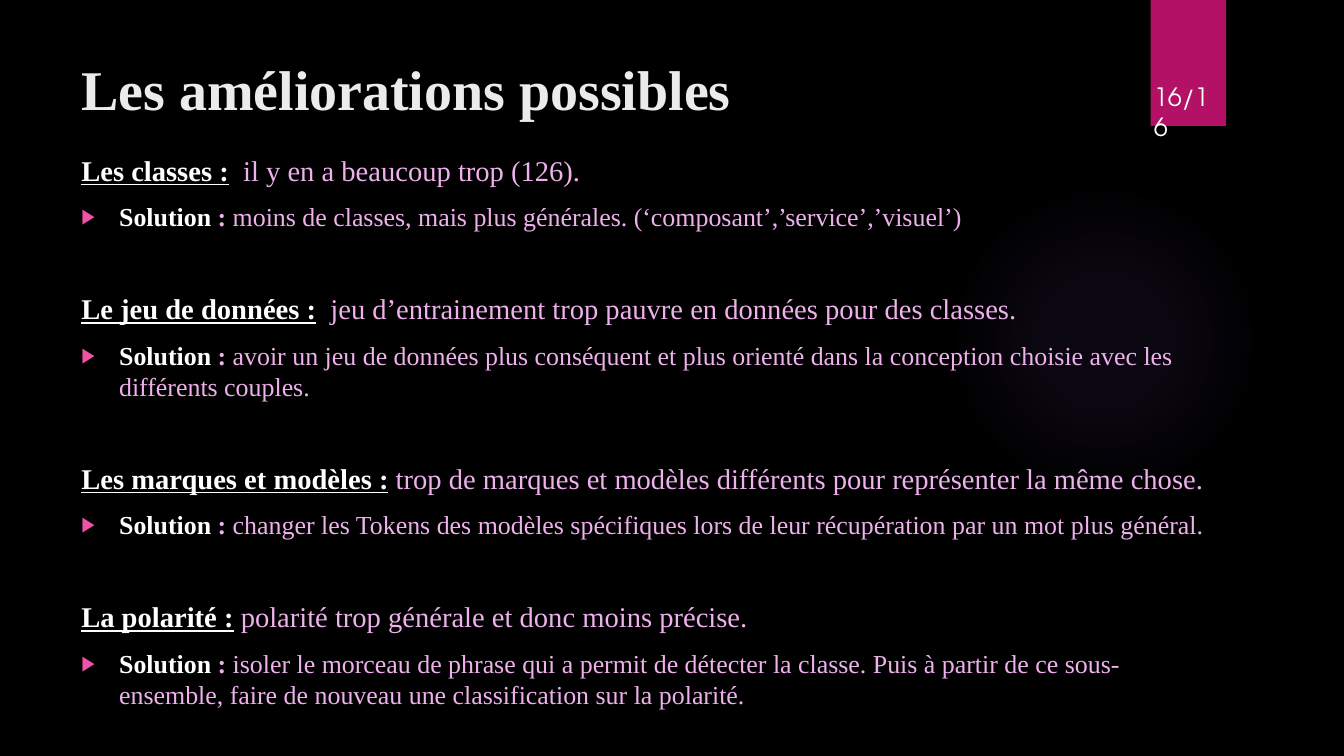
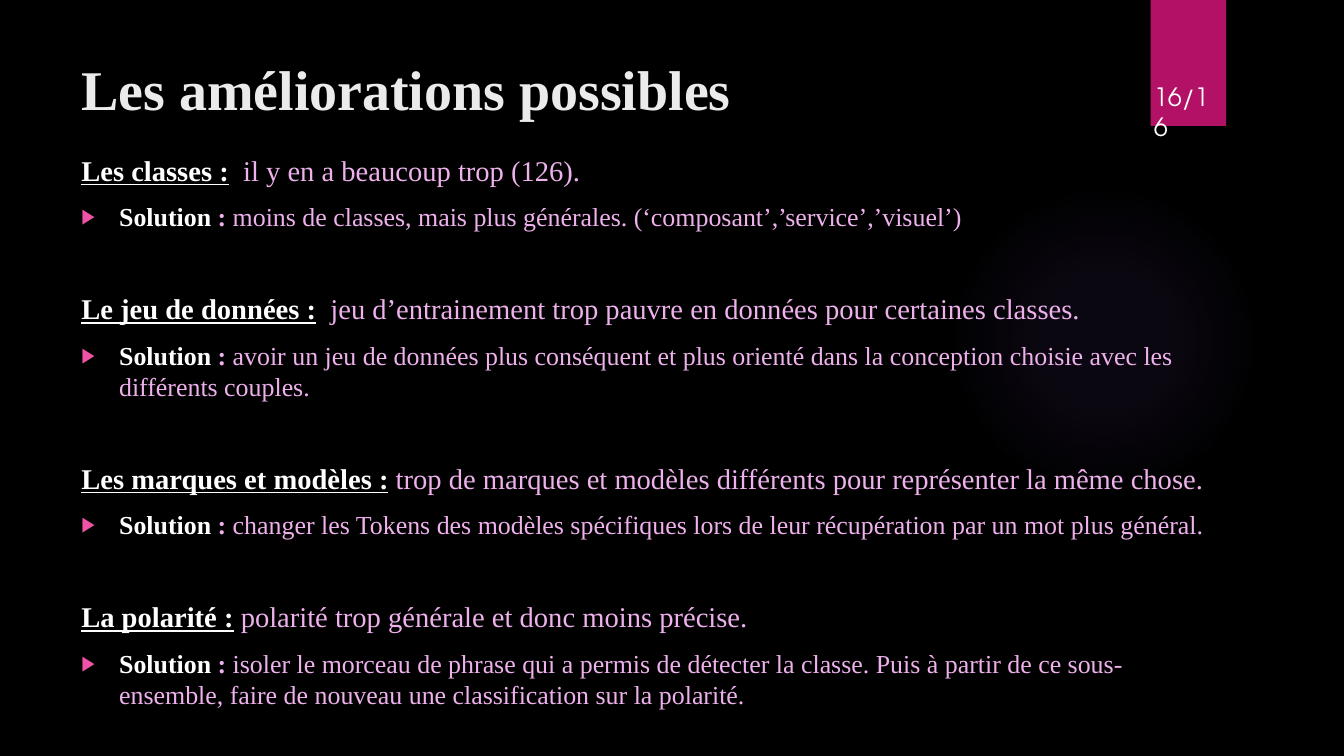
Before and after one commit to WolvesWithSword/TATIA, a slide deck: slide 17 of Rapport/Soutenance.pptx. Drawn at 1344x756 pixels with LibreOffice and Linux fonts; fonts in the diff are those of the drawing; background and template pictures are left out. Boxes give left, top, right and bottom in pixels: in the first picture for what was removed or moved away, otherwise in the second. Text is boxed around its words. In the diff, an @@ line names an element or a change of style, - is before the commit and + after.

```diff
--- a/Rapport/Soutenance.pptx
+++ b/Rapport/Soutenance.pptx
@@ text at box(81, 299, 1079, 325): text changed @@
-Le jeu de données : jeu d’entrainement trop pauvre en données pour des classes.
+Le jeu de données : jeu d’entrainement trop pauvre en données pour certaines classes.
@@ text at box(119, 655, 1123, 710): text changed @@
-▶ Solution : isoler le morceau de phrase qui a permit de détecter la classe. Puis à partir de ce sous-ensemble, faire de nouveau une classification sur la polarité.
+▶ Solution : isoler le morceau de phrase qui a permis de détecter la classe. Puis à partir de ce sous-ensemble, faire de nouveau une classification sur la polarité.
```
Also in this commit, not shown: 5 other slides changed.
